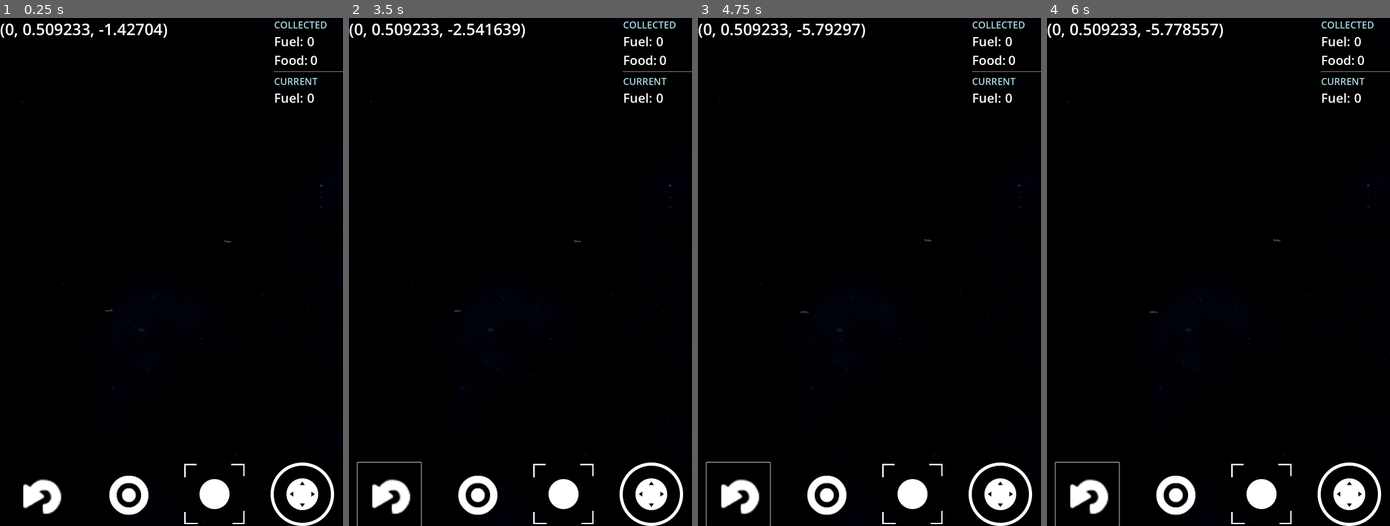
Above: before the commit, frames 1-4 (left to right).
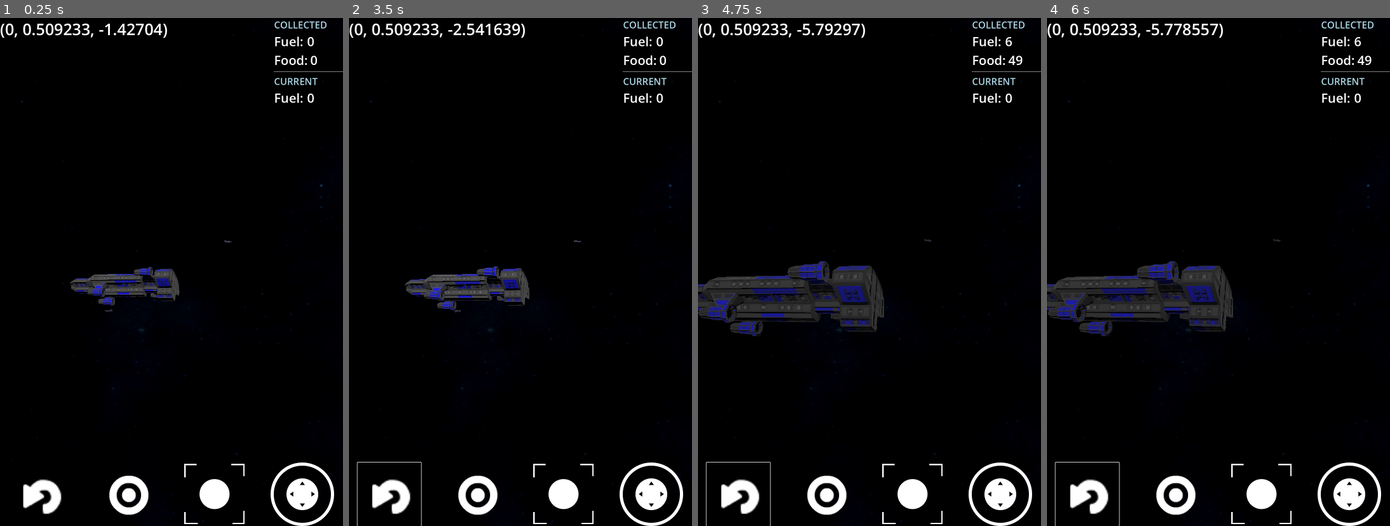
Above: after the commit, the same moments.

Repository: francosorbello/the-deep-end
Game: Godot game, scene res://main.tscn
The game is run twice, just before and just after one commit, with the same random seed, the same clock (stepped at 60 frames per second) and the same inputs.
Inputs (mouse positions are in pixels of both pictures, inside the frame that each line leads up to):
- Up to frame 1 (0.25 s): no input
- Up to frame 2 (3.5 s): click (475, 495) at 0.5 s; click (565, 495) at 1.25 s; click (390, 495) at 2 s; tap Enter at 2.75 s; move the mouse to (503, 373) at 2.77 s; hold Up (ui_up) from 2.78 s (still down); tap E (interact) at 2.85 s; click (503, 373) at 2.92 s
- Up to frame 3 (4.75 s): release Up (ui_up) at 3.5 s; drag from (972, 348) to (852, 373) at 3.52 s; move the mouse to (766, 195) at 4.27 s; hold Left (ui_left) from 4.28 s (still down); hold Space (stop) from 4.28 s (still down); tap E (interact) at 4.55 s
- Up to frame 4 (6 s): release Left (ui_left) at 5 s; release Space (stop) at 5 s; drag from (1235, 272) to (1115, 195) at 5.02 s; tap R (reset) at 5.75 s; move the mouse to (1167, 145) at 5.77 s; hold Down (ui_down) from 5.78 s (still down); tap E (interact) at 5.85 s

The runs differ from the first frame. In frame 1, 1.3% of the frame differs, in the area x 20-53%, y 49-57%; in frame 2, 1.7%; in frame 3, 4.9%, in the area x 0-95%, y 3-63%; in frame 4, 4.9%.

Commit message:
added basic highlight to interactables

Diff:
--- /dev/null
+++ b/interactable/interactable_highlight.gd
@@ -0,0 +1,9 @@
+extends Node3D
+
+@export var model : MeshInstance3D
+
+func enable_highlight():
+    model.material_override.albedo_color = Color(1, 1, 0, 1)
+
+func _draw():
+    pass
--- /dev/null
+++ b/interactable/interactable_highlight.tscn
@@ -0,0 +1,11 @@
+[gd_scene load_steps=3 format=3 uid="uid://b64giamr1vlt7"]
+
+[ext_resource type="Script" path="res://interactable/interactable_highlight.gd" id="1_cwt6u"]
+[ext_resource type="ArrayMesh" uid="uid://b12dmyg274vnr" path="res://assets/space ship/model.obj" id="2_6xfdb"]
+
+[node name="InteractableHighlight" type="Node3D" node_paths=PackedStringArray("model")]
+script = ExtResource("1_cwt6u")
+model = NodePath("Model")
+
+[node name="Model" type="MeshInstance3D" parent="."]
+mesh = ExtResource("2_6xfdb")
--- a/main.tscn
+++ b/main.tscn
@@ -1,9 +1,10 @@
-[gd_scene load_steps=8 format=3 uid="uid://6dfaax6b46w2"]
+[gd_scene load_steps=9 format=3 uid="uid://6dfaax6b46w2"]
 
 [ext_resource type="PackedScene" uid="uid://bpr7iidbnil28" path="res://player/rigid_player.tscn" id="1_06qhk"]
 [ext_resource type="Texture2D" uid="uid://cg4siv1tj7ay0" path="res://assets/panorama2.png" id="2_nyyny"]
 [ext_resource type="PackedScene" uid="uid://bjkgawg84pykg" path="res://ui/game_ui.tscn" id="3_swbsb"]
 [ext_resource type="PackedScene" uid="uid://bn172bqytai50" path="res://procedural-generator/procedural_generator.tscn" id="4_lps03"]
+[ext_resource type="PackedScene" uid="uid://6g7xidwaj7c2" path="res://spaceship/spaceship.tscn" id="5_78elt"]
 
 [sub_resource type="PanoramaSkyMaterial" id="PanoramaSkyMaterial_aw77y"]
 panorama = ExtResource("2_nyyny")
@@ -34,3 +35,6 @@
 transform = Transform3D(1, 0, 0, 0, 0.858566, 0.512702, 0, -0.512702, 0.858566, 0, 4.91951, 0)
 
 [node name="ProceduralGenerator" parent="." instance=ExtResource("4_lps03")]
+
+[node name="spaceship" parent="." instance=ExtResource("5_78elt")]
+transform = Transform3D(1, 0, 0, 0, 1, 0, 0, 0, 1, 0.0768433, 0, -11.0142)
--- a/player/rigid_player.gd
+++ b/player/rigid_player.gd
@@ -37,3 +37,10 @@
     if area.get_parent().is_in_group("interactable"):
         print("found interactable")
         current_interactable = area.get_parent()
+        current_interactable.enable_highlight()
+
+func _on_interact_area_area_exited(area:Area3D) -> void:
+    if current_interactable:
+        current_interactable = null
+        area.get_parent().disable_highlight()
+    pass # Replace with function body.
--- a/player/rigid_player.tscn
+++ b/player/rigid_player.tscn
@@ -26,3 +26,4 @@
 shape = SubResource("SphereShape3D_t1lve")
 
 [connection signal="area_entered" from="InteractArea" to="." method="_on_interact_area_area_entered"]
+[connection signal="area_exited" from="InteractArea" to="." method="_on_interact_area_area_exited"]
--- a/spaceship/spaceship.gd
+++ b/spaceship/spaceship.gd
@@ -18,3 +18,9 @@
     current_expedition.add_fuel(fuel_amount)
     already_interacted = true
     pass
+
+func enable_highlight():
+    $Model.material_override.albedo_color = Color("a6a6a6")
+
+func disable_highlight():
+    $Model.material_override.albedo_color = Color.WHITE
